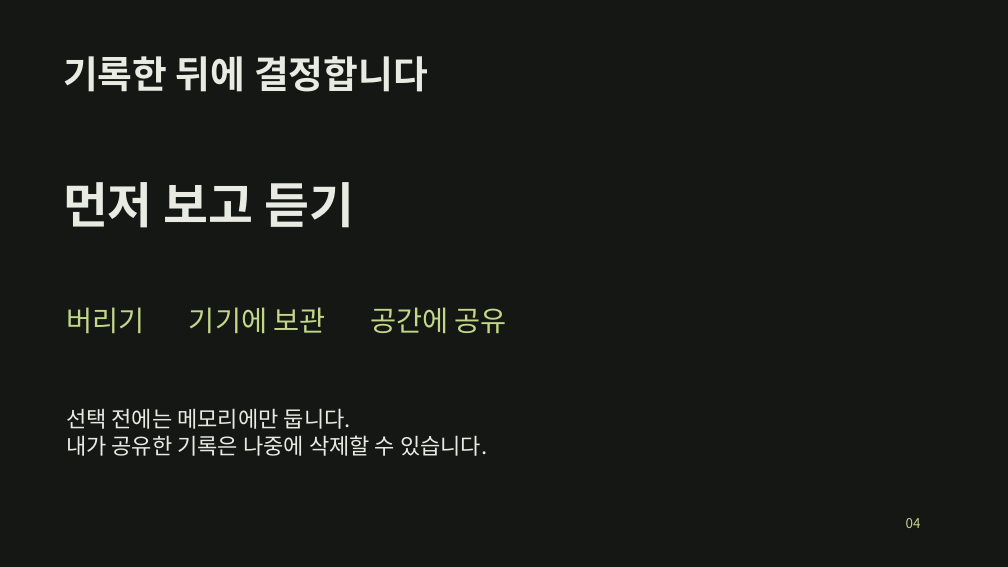
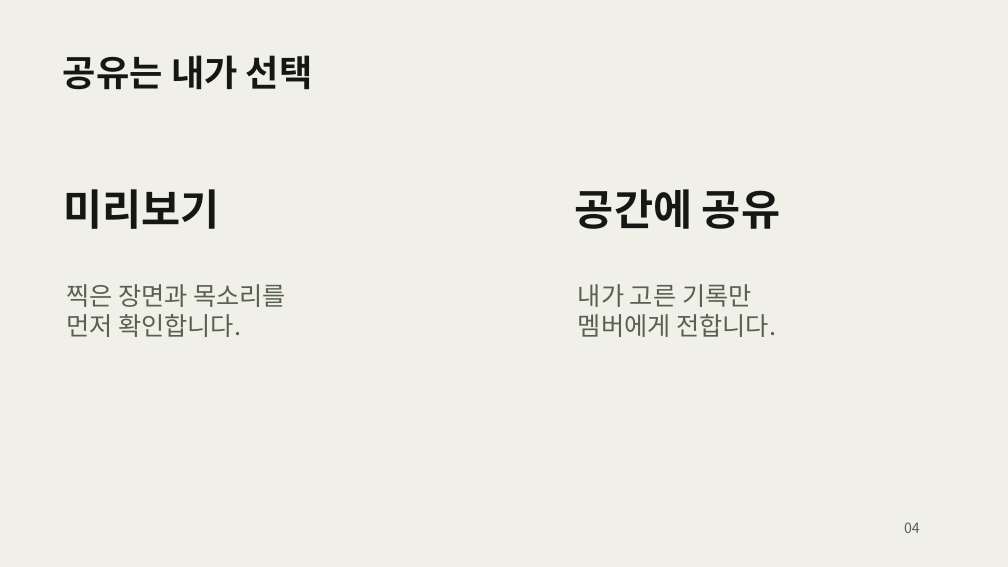
Before and after one commit to JeongHanAh/2026COM-s-Hackathon, a slide deck: slide 4 of submission/01_발표자료.pptx. Drawn at 1008x567 pixels with LibreOffice and Linux fonts; fonts in the diff are those of the drawing. Boxes give left, top, right and bottom in pixels: in the first picture for what was removed or moved away, otherwise in the second. Text is boxed around its words. In the diff, an @@ line names an element or a change of style, - is before the commit and + after.

```diff
--- a/submission/01_발표자료.pptx
+++ b/submission/01_발표자료.pptx
@@ background #141713 to #F0F0E8 @@
@@ text removed at bbox=[63, 56, 428, 92] @@
-기록한 뒤에 결정합니다
@@ text added at bbox=[63, 55, 313, 90], 34.5 pt, text #141713, bold @@
+공유는 내가 선택
@@ text removed at bbox=[63, 182, 355, 228] @@
-먼저 보고 듣기
@@ text added at bbox=[63, 189, 220, 229], 40.5 pt, text #141713, bold @@
+미리보기
@@ text added at bbox=[575, 189, 780, 229], 40.5 pt, text #141713, bold @@
+공간에 공유
@@ text added at bbox=[66, 284, 286, 337], 24 pt, text #586150 @@
+찍은 장면과 목소리를
+먼저 확인합니다.
@@ text added at bbox=[578, 284, 776, 337], 24 pt, text #586150 @@
+내가 고른 기록만
+멤버에게 전합니다.
@@ text removed at bbox=[66, 307, 507, 334] @@
-버리기 기기에 보관 공간에 공유
@@ text removed at bbox=[66, 408, 487, 456] @@
-선택 전에는 메모리에만 둡니다.
-내가 공유한 기록은 나중에 삭제할 수 있습니다.
@@ text "04" at bbox=[904, 522, 920, 533]: size 12.8 to 13.5 pt, text colour #C2D78A to #586150 @@
```
Also in this commit, not shown: 2 other slides changed, 7 slides added, 7 slides removed, 6 other files.
